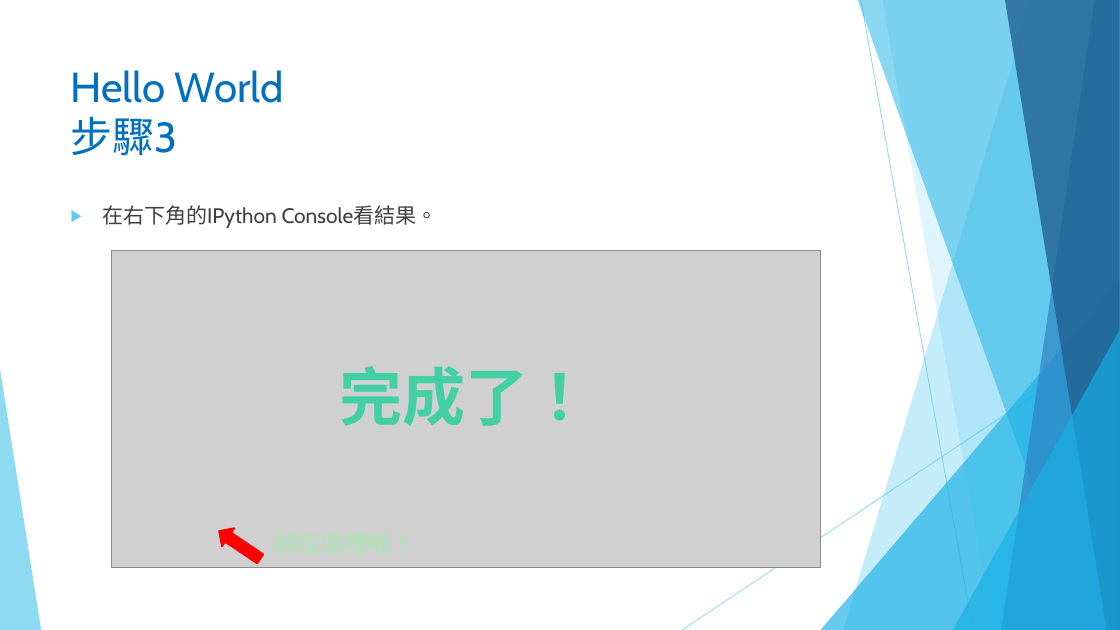
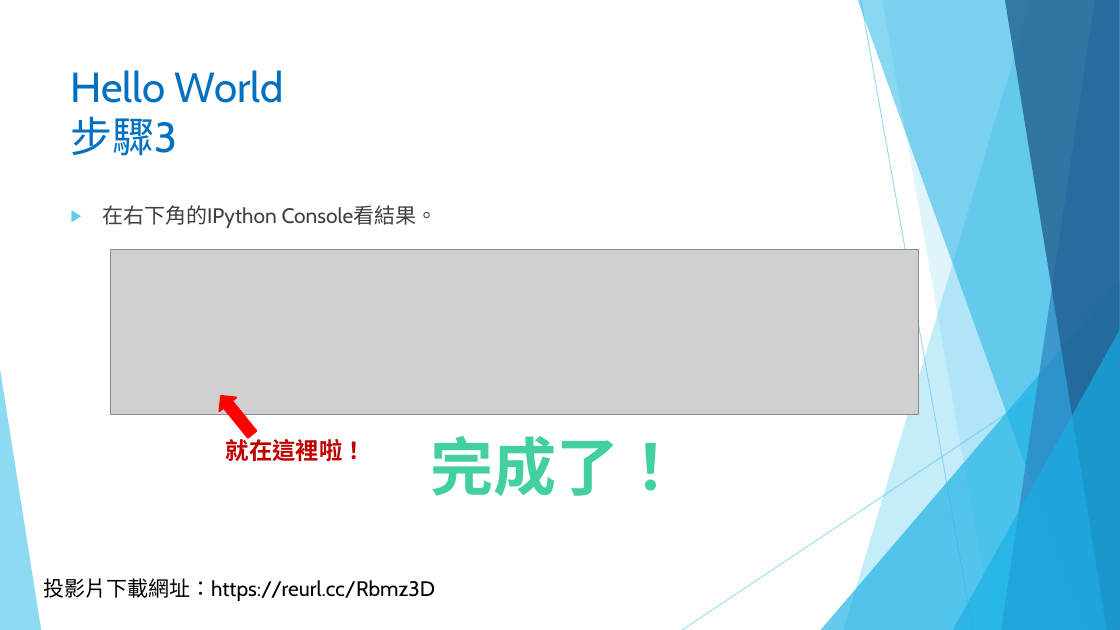
Before and after one commit to liulawsi/My_PPTs, a slide deck: slide 27 of LCC/Python/00c_Spyder環境建置.pptx (slide 24 before the commit). Drawn at 1120x630 pixels with LibreOffice and Linux fonts; fonts in the diff are those of the drawing; grey boxes stand for pictures; background and template pictures are left out. Boxes give left, top, right and bottom in pixels: in the first picture for what was removed or moved away, otherwise in the second. Text is boxed around its words. In the diff, an @@ line names an element or a change of style, - is before the commit and + after.

```diff
--- a/LCC/Python/00c_Spyder環境建置.pptx
+++ b/LCC/Python/00c_Spyder環境建置.pptx
@@ picture added at box(110, 250, 918, 414) @@
@@ picture removed at box(111, 250, 821, 568) @@
@@ right arrow at box(212, 389, 261, 441): rotation 214 to 231 degrees @@
@@ text "就在這裡啦！": place and size @@
-text "就在這裡啦！" at box(266, 525, 424, 562)
+text "就在這裡啦！" at box(226, 436, 366, 461)
@@ text "就在這裡啦！" at box(226, 436, 366, 461): text colour #B1E2B8 to #C00000 @@
@@ text "完成了！": place and size @@
-text "完成了！" at box(340, 366, 592, 426)
+text "完成了！" at box(430, 436, 682, 496)
@@ text added at box(43, 578, 435, 601), 18 pt, text #000000 @@
+投影片下載網址：https://reurl.cc/Rbmz3D
```
Also in this commit, not shown: 23 other slides changed, 3 slides added, 14 other files.
